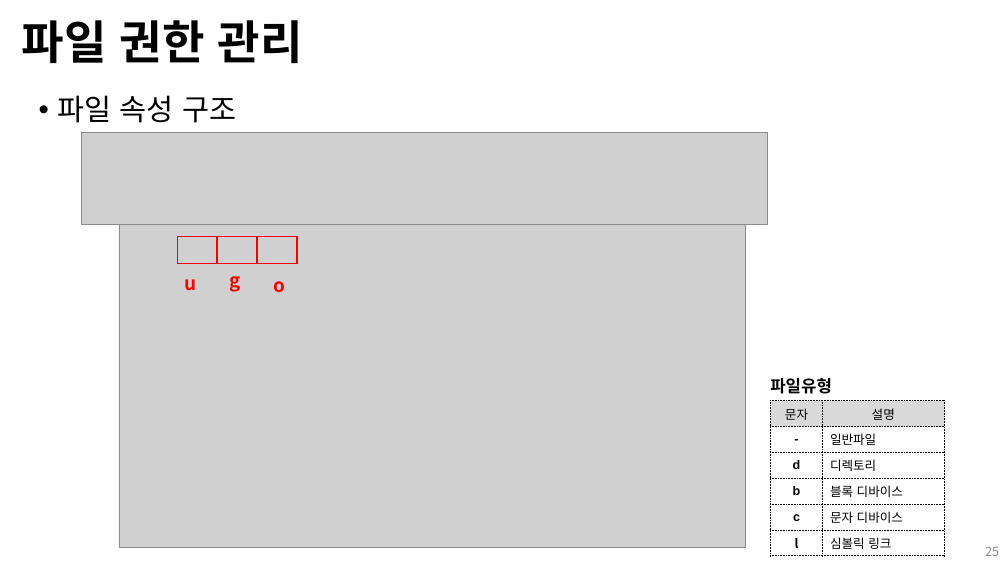
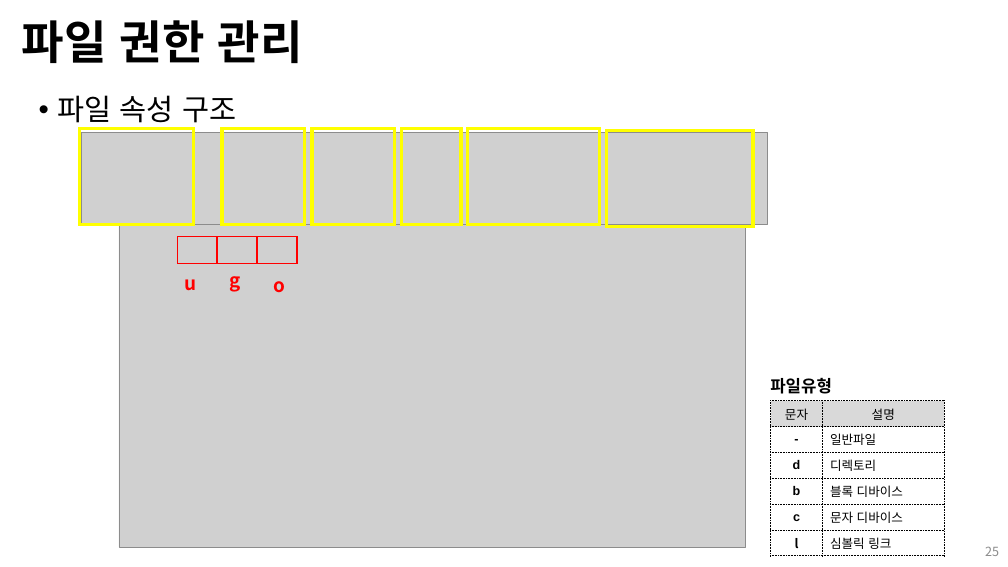
Before and after one commit to Open-Source-Programming/OpenSource-Lec, a slide deck: slide 25 of 05_linux2.pptx. Drawn at 1008x567 pixels with LibreOffice and Linux fonts; fonts in the diff are those of the drawing; grey boxes stand for pictures; background and template pictures are left out. Boxes give left, top, right and bottom in pixels: in the first picture for what was removed or moved away, otherwise in the second. Text is boxed around its words. In the diff, an @@ line names an element or a change of style, - is before the commit and + after.

```diff
--- a/05_linux2.pptx
+++ b/05_linux2.pptx
@@ rectangle added at box(79, 129, 194, 225), outline #FFFF00 3 pt @@
@@ rectangle added at box(222, 129, 305, 225), outline #FFFF00 3 pt @@
@@ rectangle added at box(312, 129, 395, 225), outline #FFFF00 3 pt @@
@@ rectangle added at box(402, 129, 461, 225), outline #FFFF00 3 pt @@
@@ rectangle added at box(468, 129, 600, 225), outline #FFFF00 3 pt @@
@@ rectangle added at box(606, 130, 753, 226), outline #FFFF00 3 pt @@
```
Also in this commit, not shown: 9 other slides changed, 2 slides added, 2 slides removed, 2 other files.
